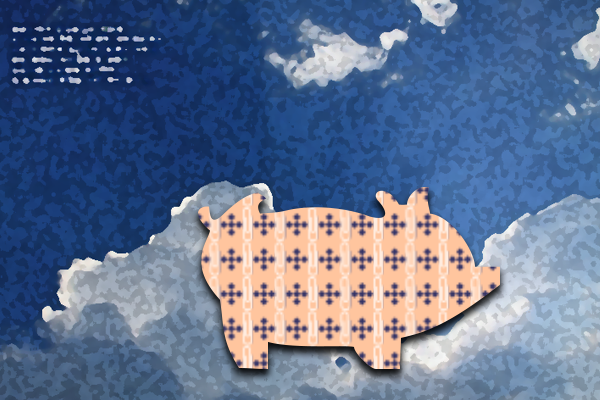
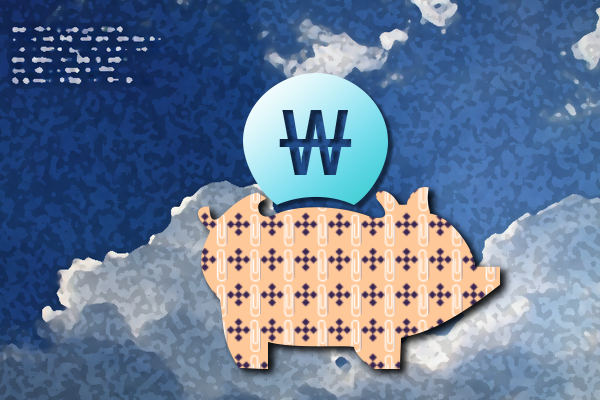
Two versions of the same layered image (600x400). Layer-by-layer changes:
added layer "돈표시" above "돼지" over [243, 73, 388, 205]
renamed "Ellipse 1" to "돼지", painted on it over [198, 187, 500, 369]
